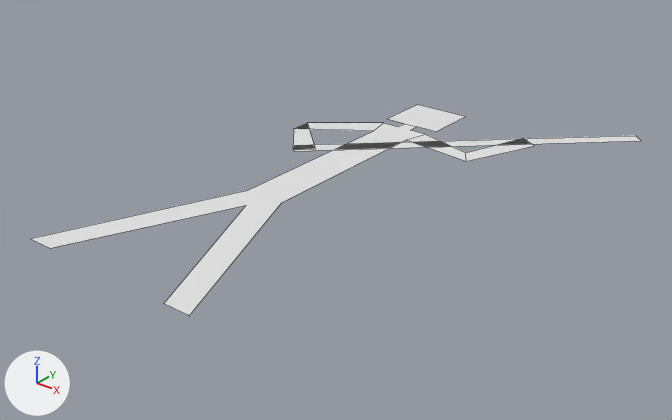
Renders of the Blender file Shapes/stickman.blend from each side of a commit.
The view is the same before and after, from a 50 mm camera at (1.127, -0.812, 0.612) aimed at (0.06, 0.523, -0.215). Arrows for +X, +Y and +Z are at lower left; the lights stay in place. Mesh edges are drawn as thin lines.

The scene before the commit, as lines of its bpy script (objects in view):
```python
me_plane = bpy.data.meshes.new('Plane')
me_plane.from_pydata(...)  # 31 vertices, 7 faces; spans x -0.205..0.46, y 0.0..1.16, z -0.159
ob_stickman = bpy.data.objects.new('stickman', me_plane)
ob_stickman.location = (-0.015, 0.0, 0.0)
```
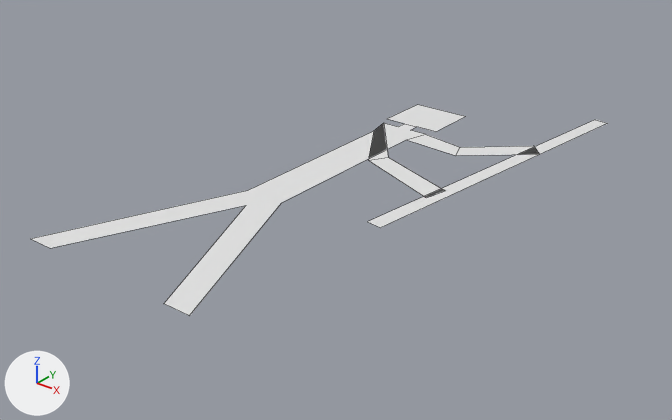
The newer file adds a shape key; the second version is drawn at full value of the shape key 'Twirl Block' of 'stickman', and the change is written as the vertex moves it makes.

Edits to the bpy script that builds the scene:
```text
Change me_plane:
    where me_plane.from_pydata(...)  # 31 vertices, 7 faces; spans x -0.205..0.46, y 0.0..1.16, z -0.159
    used by ob_stickman; location = (-0.015, 0.0, 0.0)
    me_plane part 1
    me_plane.vertices[5].co: (-0.198, 0.707, -0.159) -> (0.05, 0.664, -0.159)  # pixel (293, 128) -> pixel (368, 160)
    me_plane.vertices[6].co: (-0.198, 0.756, -0.159) -> (0.072, 0.705, -0.159)  # pixel (307, 122) -> pixel (388, 157)
    me_plane.vertices[7].co: (-0.114, 0.608, -0.159) -> (0.251, 0.584, -0.159)  # pixel (292, 149) -> pixel (426, 197)
    me_plane.vertices[8].co: (-0.081, 0.645, -0.159) -> (0.261, 0.636, -0.159)  # pixel (315, 148) -> pixel (445, 190)
    me_plane.vertices[27].co: (-0.108, 0.606, -0.159) -> (0.32, 1.2, -0.159)  # pixel (294, 151) -> pixel (595, 119)
    me_plane.vertices[28].co: (-0.131, 0.63, -0.159) -> (0.353, 1.196, -0.159)  # pixel (293, 145) -> pixel (607, 123)
    me_plane.vertices[29].co: (0.46, 1.136, -0.159) -> (0.224, 0.429, -0.159)  # pixel (641, 140) -> pixel (367, 221)
    me_plane.vertices[30].co: (0.437, 1.16, -0.159) -> (0.257, 0.425, -0.159)  # pixel (635, 135) -> pixel (380, 227)
    me_plane part 2
    me_plane.vertices[19].co: (0.216, 0.79, -0.159) -> (0.181, 0.804, -0.159)  # pixel (466, 161) -> pixel (455, 155)
    me_plane.vertices[20].co: (0.189, 0.831, -0.159) -> (0.163, 0.85, -0.159)  # pixel (465, 152) -> pixel (460, 147)
    me_plane.vertices[21].co: (0.287, 0.96, -0.159) -> (0.319, 0.923, -0.159)  # pixel (534, 145) -> pixel (539, 154)
    me_plane.vertices[22].co: (0.244, 0.984, -0.159) -> (0.286, 0.959, -0.159)  # pixel (522, 138) -> pixel (533, 145)
```

Boxes [x1, y1, x2, y2] around the edits, measured in the pictures (672 x 420 px; the box of a moved part takes in the faces that stretch with it):
'stickman', reshaped
    before: [31, 105, 641, 316]
    after: [31, 105, 607, 316]
part 1 of me_plane, moved or reshaped
    before: [293, 123, 641, 151]
    after: [368, 120, 607, 228]
part 2 of me_plane, moved or reshaped
    before: [407, 134, 534, 161]
    after: [407, 134, 539, 155]
